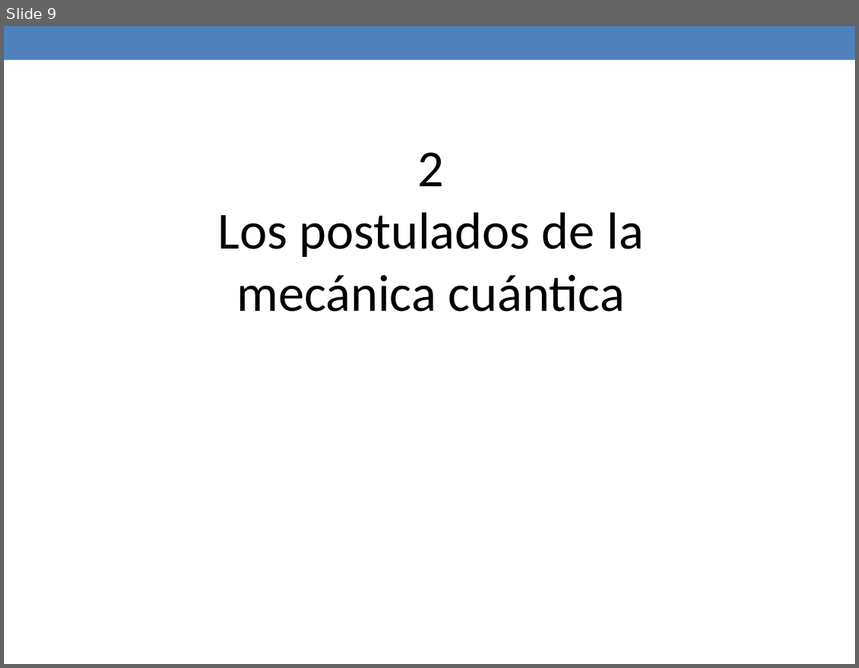
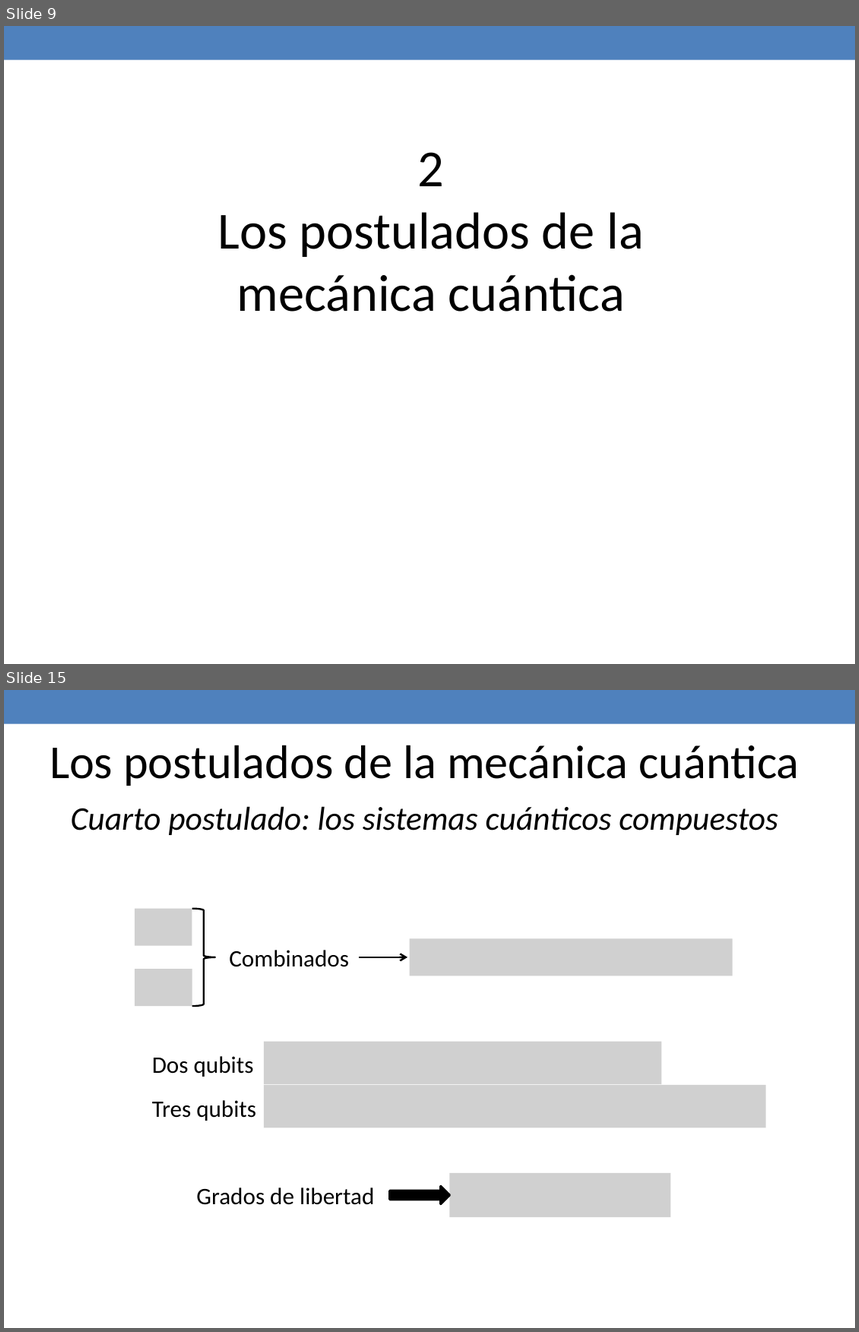
Before and after one commit to jaimecp89/qMIPS101, a slide deck: qMIPS/doc/Presentacion PFC.pptx. Shown one above the other, each under a label of ours: slide 9 before the commit, slides 9 and 15 after it; the slides between them are not shown. The pictures are 859x668 and 859x1332 pixels, drawn with LibreOffice and Linux fonts; fonts in the diff are those of the drawing; grey boxes stand for pictures. Boxes give left, top, right and bottom in pixels: in the first picture for what was removed or moved away, otherwise in the second. Text is boxed around its words. In the diff, an @@ line names an element or a change of style, - is before the commit and + after.

```diff
--- a/qMIPS/doc/Presentacion PFC.pptx
+++ b/qMIPS/doc/Presentacion PFC.pptx
@@ slide 15 added at (x1=4, y1=690, x2=855, y2=1328), background #FFFFFF; not listed: 1 template element that a slide beside it also shows @@
@@ text added at (x1=50, y1=745, x2=800, y2=786), 40 pt, text #000000 @@
+Los postulados de la mecánica cuántica
@@ text added at (x1=71, y1=806, x2=778, y2=835), 28 pt, text #000000, italic @@
+Cuarto postulado: los sistemas cuánticos compuestos
@@ picture added at (x1=135, y1=909, x2=192, y2=946) @@
@@ right brace added at (x1=192, y1=909, x2=215, y2=1007), outline #000000 1.5 pt @@
@@ picture added at (x1=409, y1=939, x2=733, y2=976) @@
@@ text added at (x1=229, y1=950, x2=349, y2=967), 20 pt, text #000000 @@
+Combinados
@@ arrow added from (359, 958) to (408, 958), #000000 1.5 pt @@
@@ picture added at (x1=135, y1=969, x2=193, y2=1007) @@
@@ picture added at (x1=264, y1=1042, x2=661, y2=1084) @@
@@ text added at (x1=152, y1=1056, x2=254, y2=1077), 20 pt, text #000000 @@
+Dos qubits
@@ picture added at (x1=264, y1=1085, x2=766, y2=1128) @@
@@ text added at (x1=152, y1=1100, x2=256, y2=1121), 20 pt, text #000000 @@
+Tres qubits
@@ text added at (x1=196, y1=1188, x2=374, y2=1205), 20 pt, text #000000 @@
+Grados de libertad
@@ right arrow added at (x1=389, y1=1186, x2=449, y2=1204), fill #000000, outline #000000 2.08 pt @@
@@ picture added at (x1=450, y1=1173, x2=671, y2=1217) @@
```
Also in this commit, not shown: 6 other slides added, 1 other file.
